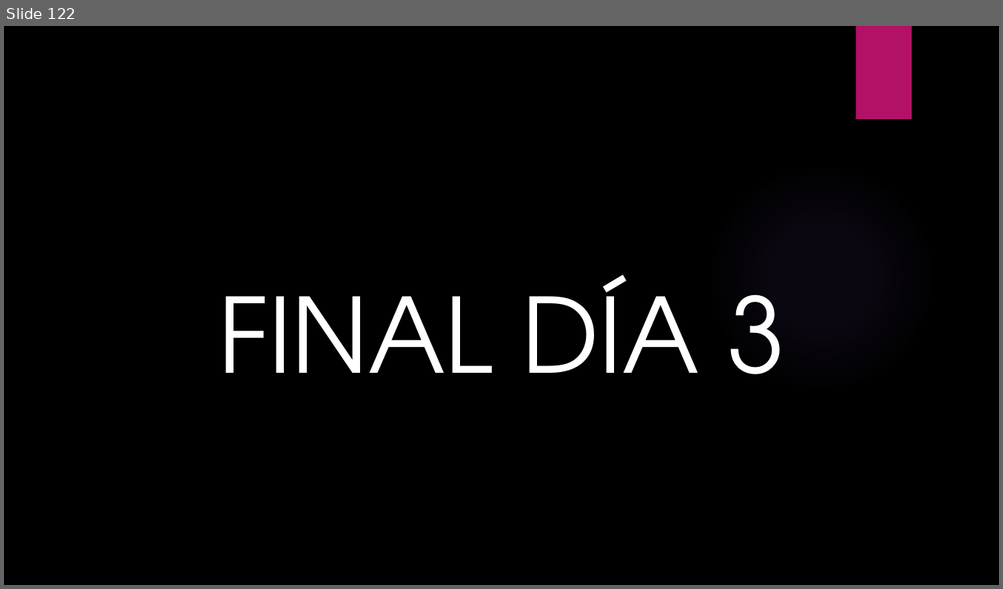
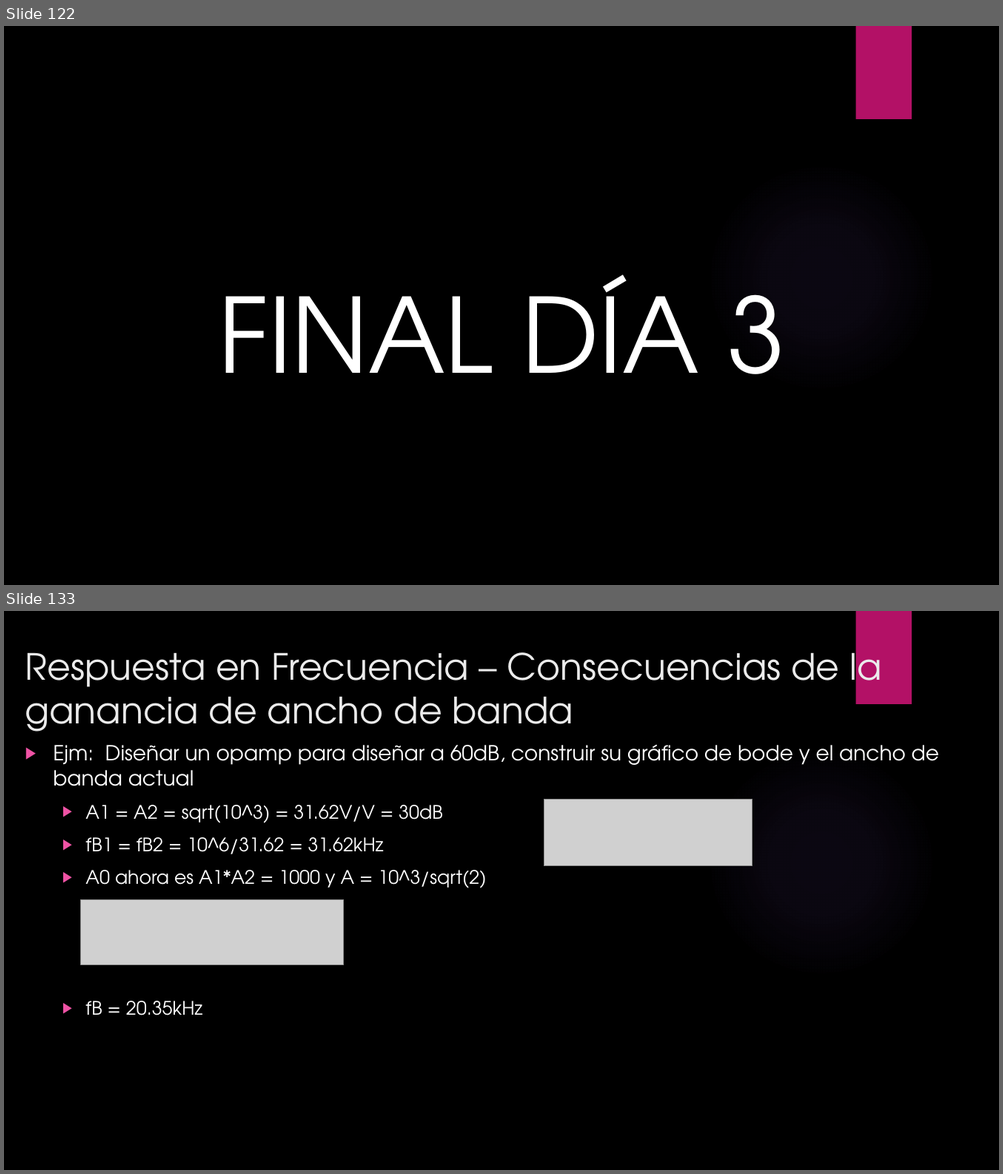
Before and after one commit to ulatinaedupa/ElectronicsII, a slide deck: Presentación/Electronica II.pptx. Shown one above the other, each under a label of ours: slide 122 before the commit, slides 122 and 133 after it; the slides between them are not shown. The pictures are 1003x589 and 1003x1174 pixels, drawn with LibreOffice and Linux fonts; fonts in the diff are those of the drawing; grey boxes stand for pictures; background and template pictures are left out. Boxes give left, top, right and bottom in pixels: in the first picture for what was removed or moved away, otherwise in the second. Text is boxed around its words. In the diff, an @@ line names an element or a change of style, - is before the commit and + after.

```diff
--- a/Presentación/Electronica II.pptx
+++ b/Presentación/Electronica II.pptx
@@ slide 133 added at [4, 611, 999, 1170], background picture (left out); not listed: 2 template elements that a slide beside it also shows @@
@@ title added at [25, 642, 881, 732], 35 pt, text #EBEBEB @@
+Respuesta en Frecuencia – Consecuencias de la ganancia de ancho de banda
@@ text added at [53, 744, 939, 1016], 18 pt, text #FFFFFF @@
+▶ Ejm: Diseñar un opamp para diseñar a 60dB, construir su gráfico de bode y el ancho de banda actual
+  ▶ A1 = A2 = sqrt(10^3) = 31.62V/V = 30dB
+  ▶ fB1 = fB2 = 10^6/31.62 = 31.62kHz
+  ▶ A0 ahora es A1*A2 = 1000 y A = 10^3/sqrt(2)
+  ▶ fB = 20.35kHz
@@ picture added at [543, 799, 751, 866] @@
@@ picture added at [81, 900, 344, 965] @@
```
Also in this commit, not shown: 34 other slides added.
